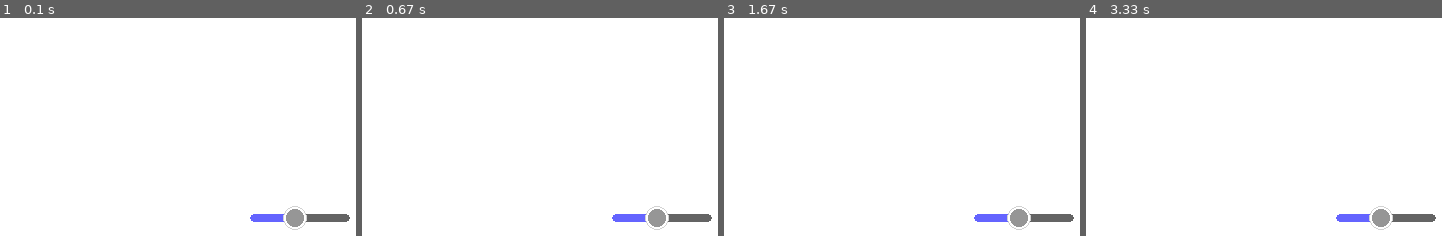
Above: before the commit, frames 1-4 (left to right).
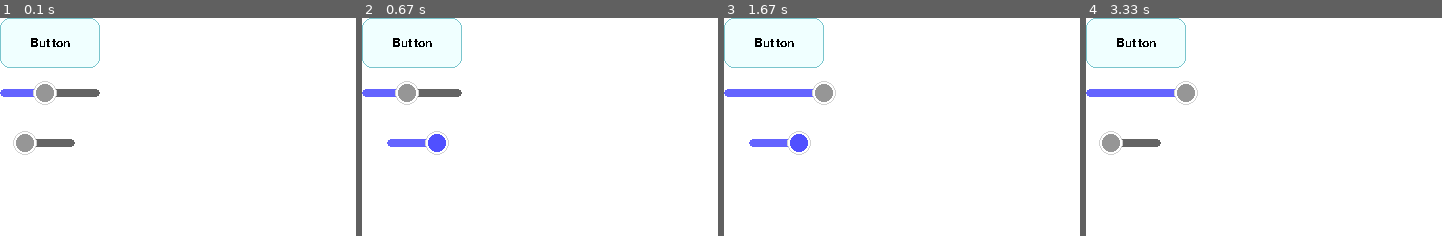
Above: after the commit, the same moments.

Repository: JBas/pygame_widgets_plus
Game: pygame game, started from tests/test_pygame_widgets_plus.py
The game is run twice, just before and just after one commit, with the same random seed, the same clock (stepped at 60 frames per second) and the same inputs.
Inputs (mouse positions are in pixels of both pictures, inside the frame that each line leads up to):
- Up to frame 1 (0.1 s): no input
- Up to frame 2 (0.67 s): press the mouse at (411, 142) at 0.37 s; move the mouse to (443, 150) at 0.47 s; release the mouse at (475, 157) at 0.6 s
- Up to frame 3 (1.67 s): press the mouse at (773, 142) at 0.7 s; move the mouse to (798, 133) at 0.8 s; release the mouse at (823, 122) at 0.93 s; press the mouse at (770, 92) at 1.03 s; move the mouse to (1008, 229) at 1.13 s; release the mouse at (outside the picture) at 1.27 s; press the mouse at (773, 142) at 1.37 s; move the mouse to (795, 161) at 1.47 s; release the mouse at (820, 179) at 1.6 s
- Up to frame 4 (3.33 s): press the mouse at (1135, 142) at 1.7 s; move the mouse to (1217, 105) at 1.8 s; release the mouse at (1299, 70) at 1.93 s; press the mouse at (1135, 142) at 2.03 s; move the mouse to (outside the picture) at 2.13 s; release the mouse at (outside the picture) at 2.27 s; press the mouse at (1135, 142) at 2.37 s; move the mouse to (1285, 229) at 2.47 s; release the mouse at (outside the picture) at 2.6 s; press the mouse at (1135, 142) at 2.7 s; move the mouse to (1335, 124) at 2.8 s; release the mouse at (outside the picture) at 2.93 s; press the mouse at (1135, 142) at 3.03 s; move the mouse to (1171, 109) at 3.13 s; release the mouse at (1203, 76) at 3.27 s

The runs differ from the first frame. In frame 1, 3.7% of the frame differs, in the area x 0-99%, y 0-98%; in frame 2, 3.7%; in frame 3, 3.8%; in frame 4, 3.8%.

Commit message:
updated/severely simplified Toggle class to actually work... Slider Class has a bug where clicking on the handle locks active status

Diff:
--- a/pygame_widgets_plus/__init__.py
+++ b/pygame_widgets_plus/__init__.py
@@ -3,4 +3,4 @@
 
 __version__ = '0.1.0'
 
-__all__ = ["__version__", "Button", "Toggle", "TextArea", "Slider", "MultipleChoice", "EventManager", "WidgetManager"]
+__all__ = ["__version__", "Button", "Slider", "Toggle", "TextArea", "MultipleChoice", "EventManager", "WidgetManager"]
--- a/pygame_widgets_plus/helpers.py
+++ b/pygame_widgets_plus/helpers.py
@@ -1,7 +1,13 @@
 from pygame import Color
+
+DEBUG = True
 
 def input2Color(c):
     if (type(c) == int) and (0 <= c) and (255 >= c):
         return Color(c, c, c)
     elif (type(c) == str):
         return Color(c)
+
+def ASSERT(statement):
+    if DEBUG:
+        assert statement
--- a/pygame_widgets_plus/widget.py
+++ b/pygame_widgets_plus/widget.py
@@ -5,7 +5,7 @@
 import pygame
 
 class WidgetBase(ABC):
-    def __init__(self, surface, x, y, width, height,
+    def __init__(self, surface, x, y, width, height, isTopLevelParent=True,
                  onMouseClicked=None, onMouseClickedArgs=None,
                  onMousePressed=None, onMousePressedArgs=None,
                  onMouseReleased=None, onMouseReleasedArgs=None,
@@ -35,7 +35,13 @@
 
         self._show = True
 
-        WidgetManager.addWidget(self)
+        self._isTopLevelParent = isTopLevelParent
+
+        if (isTopLevelParent):
+            self._children = []
+            WidgetManager.addWidget(self)
+        else:
+            self._children = None
         pass
 
     def _doesCollide(self, x, y):
--- a/pygame_widgets_plus/widgets/__init__.py
+++ b/pygame_widgets_plus/widgets/__init__.py
@@ -1,6 +1,6 @@
 from pygame_widgets_plus.widgets.button import Button
+from pygame_widgets_plus.widgets.slider import Slider
 from pygame_widgets_plus.widgets.toggle import Toggle
-from pygame_widgets_plus.widgets.slider import Slider
 from pygame_widgets_plus.widgets.textarea import TextArea
 from pygame_widgets_plus.widgets.multichoice import MultipleChoice
 
--- a/pygame_widgets_plus/widgets/button.py
+++ b/pygame_widgets_plus/widgets/button.py
@@ -6,11 +6,13 @@
 
 class Button(WidgetBase):
     def __init__(self, surface, x, y, width, height, **kwargs):
-        super().__init__(surface, x, y, width, height,
+        super().__init__(surface, x, y, width, height, True,
                          kwargs.get("onMouseClicked", None), kwargs.get("onMouseClickedArgs", self),
                          kwargs.get("onMousePressed", None), kwargs.get("onMousePressedArgs", self),
                          kwargs.get("onMouseReleased", None), kwargs.get("onMouseReleasedArgs", self),
                          kwargs.get("onMouseMoved", None), kwargs.get("onMouseMovedArgs", self))
+
+        self._rect.center = (x, y)
 
         self._isClicked = False
         self._isPressed = False
@@ -20,7 +22,7 @@
         self._text = kwargs.get("text", "Button")
         self._renderedText = self._font.render(self._text, False, input2Color("black"))
         self._renderedTextRect = self._renderedText.get_rect()
-        self._renderedTextRect.center = (x + width//2, y + height//2)
+        self._renderedTextRect.center = self._rect.center
 
         self._defaultColor = input2Color(kwargs.get("defaultColor", "azure1"))
         self._hoverColor = input2Color(kwargs.get("hoverColor", "azure2"))
--- a/pygame_widgets_plus/widgets/multichoice.py
+++ b/pygame_widgets_plus/widgets/multichoice.py
@@ -14,17 +14,16 @@
                          kwargs.get("onMouseMoved", None), kwargs.get("onMouseMovedArgs", self))
         self._style = kwargs.get("style", "circle")
         self._offset = y
-        self._options = []
 
     def option(self, text="option"):
-        self._options.append(Option(self._surface, self._x, self._offset, style=self._style))
+        self._children.append(Option(self._surface, self._x, self._offset, style=self._style))
         self._offset += 5
 
     def update(self):
-        for o in self._options:
+        for o in self._children:
             if (o.doesCollide(MouseHandler.mouseX, MouseHandler.mouseY) and (MouseHandler.state == MouseState.MOUSECLICK)):
                 o.active = not o.active
 
     def draw(self):
-        for o in self._options:
+        for o in self._children:
             o.draw()
--- a/pygame_widgets_plus/widgets/option.py
+++ b/pygame_widgets_plus/widgets/option.py
@@ -1,18 +1,19 @@
+from pygame_widgets_plus.widget import WidgetBase
 from pygame_widgets_plus.mouse import MouseHandler, MouseState
 from pygame_widgets_plus.helpers import input2Color
 
 import pygame.draw
 
 
-class Option():
+class Option(WidgetBase):
 
     def __init__(self, surface, x, y, size=10, style="square"):
+        super().__init__(surface, x, y, size, size, isTopLevelParent=False)
         self._surface = surface
         self._x = y
         self._y = y
         self._size = size
 
-        self._rect = pygame.Rect(0, 0, size, size)
         self._rect.center = (x, y)
 
         self._active = False
--- a/pygame_widgets_plus/widgets/slider.py
+++ b/pygame_widgets_plus/widgets/slider.py
@@ -1,12 +1,13 @@
 from pygame_widgets_plus.widget import WidgetBase
 from pygame_widgets_plus.mouse import MouseHandler, MouseState
-from pygame_widgets_plus.helpers import input2Color
+from pygame_widgets_plus.helpers import input2Color, ASSERT
 
 import pygame.draw
 
 class Slider(WidgetBase):
     def __init__(self, surface, x, y, width, height, **kwargs):
-        super().__init__(surface, x, y, width, height,
+
+        super().__init__(surface, x, y, width, height, True,
                          kwargs.get("onMouseClicked", None), kwargs.get("onMouseClickedArgs", self),
                          kwargs.get("onMousePressed", None), kwargs.get("onMousePressedArgs", self),
                          kwargs.get("onMouseReleased", None), kwargs.get("onMouseReleasedArgs", self),
@@ -57,6 +58,7 @@
             if (MouseHandler.state == MouseState.MOUSEBUTTONDOWN):
                 self._active = True
         if (MouseHandler.state == MouseState.MOUSEBUTTONUP):
+                print("button up!")
                 self._active = False
 
         if self._active:
@@ -71,7 +73,7 @@
         self._barRectProgress.right = self._handleRect.centerx
 
         self._value = self._calcValueFromPos()
-        print(self._value)
+        # print(self._value)
 
     def draw(self):
         c = (150, 150, 150)
--- a/pygame_widgets_plus/widgets/toggle.py
+++ b/pygame_widgets_plus/widgets/toggle.py
@@ -1,49 +1,79 @@
 from pygame_widgets_plus.widget import WidgetBase
+from pygame_widgets_plus.widgets import Slider
 from pygame_widgets_plus.mouse import MouseHandler, MouseState
 from pygame_widgets_plus.helpers import input2Color
 
 import pygame.draw
 
-class Toggle(WidgetBase):
+class Toggle(Slider):
     def __init__(self, surface, x, y, width, height, **kwargs):
-        super().__init__(surface, x, y, width, height,
-                         kwargs.get("onMouseClicked", None), kwargs.get("onMouseClickedArgs", self),
-                         kwargs.get("onMousePressed", None), kwargs.get("onMousePressedArgs", self),
-                         kwargs.get("onMouseReleased", None), kwargs.get("onMouseReleasedArgs", self),
-                         kwargs.get("onMouseMoved", None), kwargs.get("onMouseMovedArgs", self))
+        super().__init__(surface, x, y, width, height)
+        self._isClicked = False
+        self._isPressed = False
 
-        self._active = False
-
-        self._activeColor = input2Color(kwargs.get("activeColor", "blue"))
-        self._inActiveColor = input2Color(kwargs.get("activeColor", "grey"))
-
-    @property
-    def active(self):
-        return self._active
+    def _doesCollide(self, x, y):
+        return WidgetBase._doesCollide(self, MouseHandler.mouseX, MouseHandler.mouseY)
 
     def update(self):
         if self._doesCollide(MouseHandler.mouseX, MouseHandler.mouseY):
-            if (MouseHandler.state == MouseState.MOUSECLICK):
+            if (MouseHandler.state == MouseState.MOUSEBUTTONDOWN):
                 self._active = not self._active
-                print("whut")
-        pass
 
-    def _drawHandle(self, c):
-        pygame.draw.circle(self._surface, c, (self._x + self._width//2, self._y + self._height//2), self._height//2)
-        pass
+        if self._active:
+            if self._onMouseClicked:
+                self._onMouseClicked(self._onMouseClickedArgs)
 
-    def _drawBar(self, c):
-        pygame.draw.rect(self._surface, c, self._rect, width=1)
-        pass
+            self._handleRect.centerx = self._barRect.right
+        else:
+            self._handleRect.centerx = self._barRect.left
 
-    def draw(self):
-
-        c = self._inActiveColor
-        if self._active:
-            c = self._activeColor
-
-        self._drawBar(c)
-        self._drawHandle(c)
+        self._barRectProgress.width = self._handleRect.centerx - self._barRectProgress.left
+        self._barRectProgress.right = self._handleRect.centerx
 
 
-        pass
+# class Toggle(WidgetBase):
+#     def __init__(self, surface, x, y, width, height, **kwargs):
+#         super().__init__(surface, x, y, width, height, True,
+#                          kwargs.get("onMouseClicked", None), kwargs.get("onMouseClickedArgs", self),
+#                          kwargs.get("onMousePressed", None), kwargs.get("onMousePressedArgs", self),
+#                          kwargs.get("onMouseReleased", None), kwargs.get("onMouseReleasedArgs", self),
+#                          kwargs.get("onMouseMoved", None), kwargs.get("onMouseMovedArgs", self))
+
+#         self._active = False
+#         self._rect.center = (x, y)
+
+#         self._activeColor = input2Color(kwargs.get("activeColor", "blue"))
+#         self._inActiveColor = input2Color(kwargs.get("activeColor", "grey"))
+
+#     @property
+#     def active(self):
+#         return self._active
+
+#     def update(self):
+#         if self._doesCollide(MouseHandler.mouseX, MouseHandler.mouseY):
+#             if (MouseHandler.state == MouseState.MOUSECLICK):
+#                 self._active = not self._active
+#         pass
+
+#     def _drawHandle(self, c):
+#         if self.active:
+#             pygame.draw.circle(self._surface, c, (self._x + self._width//2, self._y), self._height//2)
+#         else:
+#             pygame.draw.circle(self._surface, c, (self._x - self._width//2, self._y), self._height//2)
+#         pass
+
+#     def _drawBar(self, c):
+#         pygame.draw.rect(self._surface, c, self._rect, width=1)
+#         pass
+
+#     def draw(self):
+
+#         c = self._inActiveColor
+#         if self.active:
+#             c = self._activeColor
+
+#         self._drawBar(c)
+#         self._drawHandle(c)
+
+
+#         pass
--- a/tests/test_pygame_widgets_plus.py
+++ b/tests/test_pygame_widgets_plus.py
@@ -3,14 +3,7 @@
 def output(self):
     print("WooHoo!")
 
-def test_version():
-    assert __version__ == '0.1.0'
-
-def test_button():
-    b = Button()
-    assert type(b) == Button
-
-if __name__=="__main__":
+def main():
     import pygame
 
     pygame.init()
@@ -18,7 +11,9 @@
     screen = pygame.display.set_mode((600, 400))
     clock = pygame.time.Clock()
 
-    b = Slider(screen, 300, 200, 100, 50, value=5)
+    button = Button(screen, 50, 25, 100, 50)
+    slider = Slider(screen, 50, 75, 100, 50)
+    toggle = Toggle(screen, 50, 125, 50, 50)
 
     # main game loop
     done = 0
@@ -34,3 +29,6 @@
 
         clock.tick(60)
     pygame.quit()
+
+
+main()
